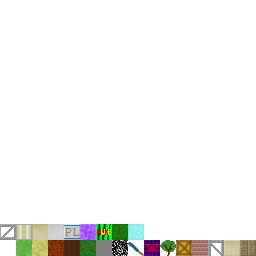
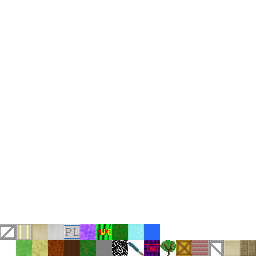
Revision of a layered 256 × 256 image; what changed, layer by layer:
painted on "Pasted Layer" over [144, 224, 160, 240]
